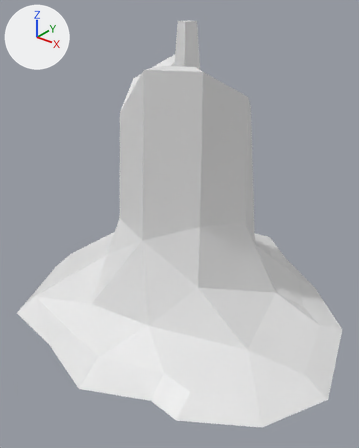
The FBX model Assets/Assetpacks/PolygonFantasyKingdom/Models/SM_Prop_Candle_Melted_03.fbx: old version first, new version second.
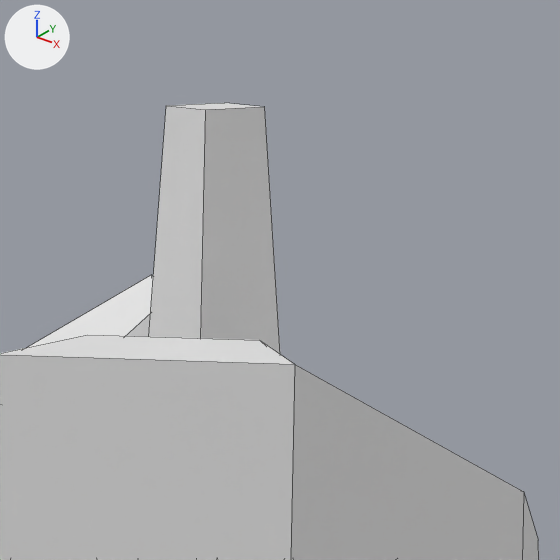
There are two pictures of each version: one whole from a 50 mm camera at (0.1204, -0.1654, 0.1384) aimed at (-0.0016, -0.0129, 0.0439), one close up on the part from 40% to 71% of the width and 0% to 25% of the height. Lighting does not change. The marker at upper left points along +X, +Y and +Z. The close-ups show mesh edges as thin lines. Materials are left out; every surface is plain grey. Where no turn or scale is listed for an object, it has been applied to the vertices.

Names of what the first close-up shows: 'SM_Prop_Candle_Melted_03'.
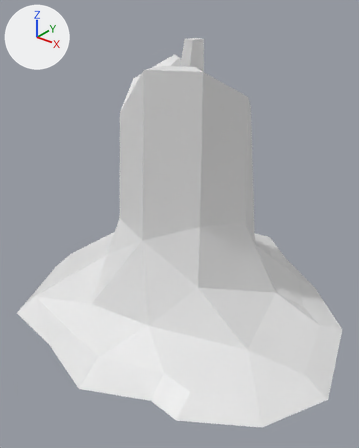
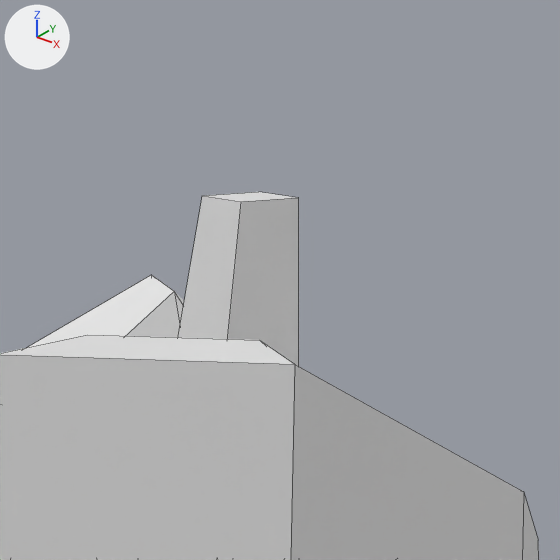
The newer file is also turned or shifted as a whole; pictures and numbers use the older file's frame.

What the commit changed:
me_mesh has 72 vertices, 81 faces and spans x -0.077..0.077, y -0.078..0.078, z 0.0..0.125.
me_mesh is used by ob_sm_prop_candle_melted_03; location (0.0, 0.0, 0.0).
Before the commit, vertices of me_mesh: 29 (-0.007, -0.007, 0.125) at pixel (166, 105), 30 (-0.002, -0.009, 0.125) at pixel (205, 109), 31 (0.0, -0.004, 0.125) at pixel (264, 106), 32 (-0.005, -0.002, 0.125) at pixel (224, 102).
Part 1, on me_mesh:
Vertices 29 to 32 of me_mesh move by (0.001, 0.003, -0.006).

Location of each change, [x1, y1, x2, y2] in pixels of the close-ups (560 x 560 px; the box of a moved part takes in the faces that stretch with it):
'SM_Prop_Candle_Melted_03', reshaped: before [0, 103, 539, 560]; after [0, 192, 539, 560]
part 1 of me_mesh, moved or reshaped: before [149, 103, 280, 354]; after [178, 192, 299, 366]
